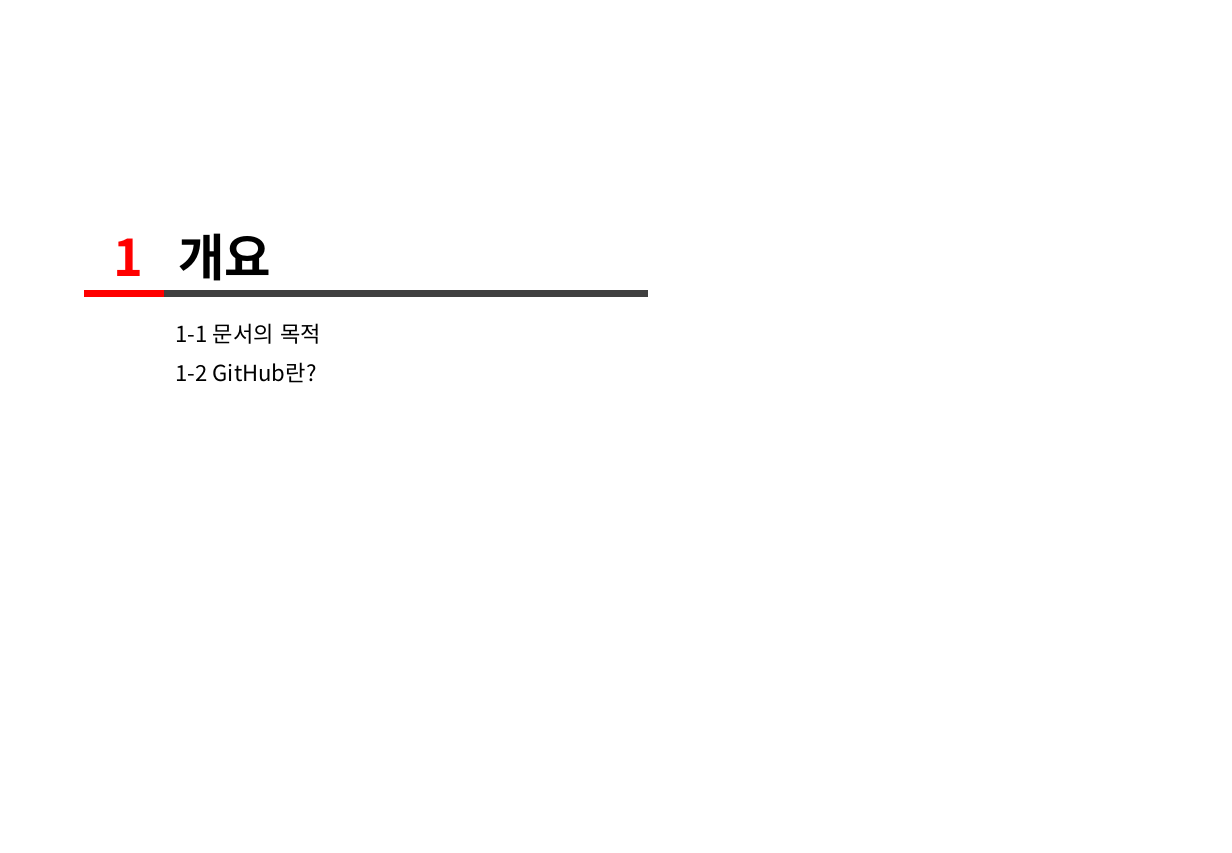
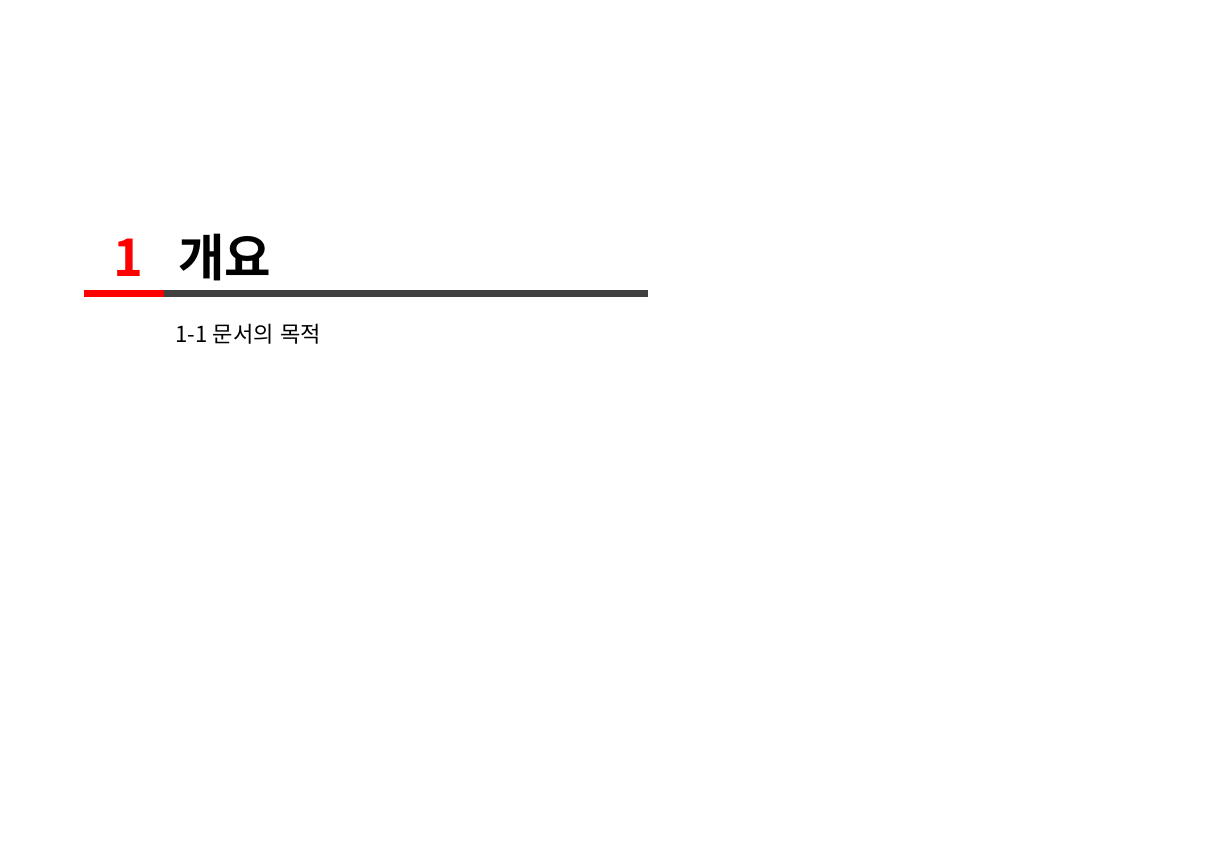
Before and after one commit to taranuxd/intro, a slide deck: slide 4 of 타란유엑스디_GitHub_사용가이드.pptx. Drawn at 1232x853 pixels with LibreOffice and Linux fonts; fonts in the diff are those of the drawing. Boxes give left, top, right and bottom in pixels: in the first picture for what was removed or moved away, otherwise in the second. Text is boxed around its words. In the diff, an @@ line names an element or a change of style, - is before the commit and + after.

```diff
--- a/타란유엑스디_GitHub_사용가이드.pptx
+++ b/타란유엑스디_GitHub_사용가이드.pptx
@@ text at <box>175,362,317,383</box>: paragraph removed @@
-1-2 GitHub란?
```
Also in this commit, not shown: 2 other slides changed.
